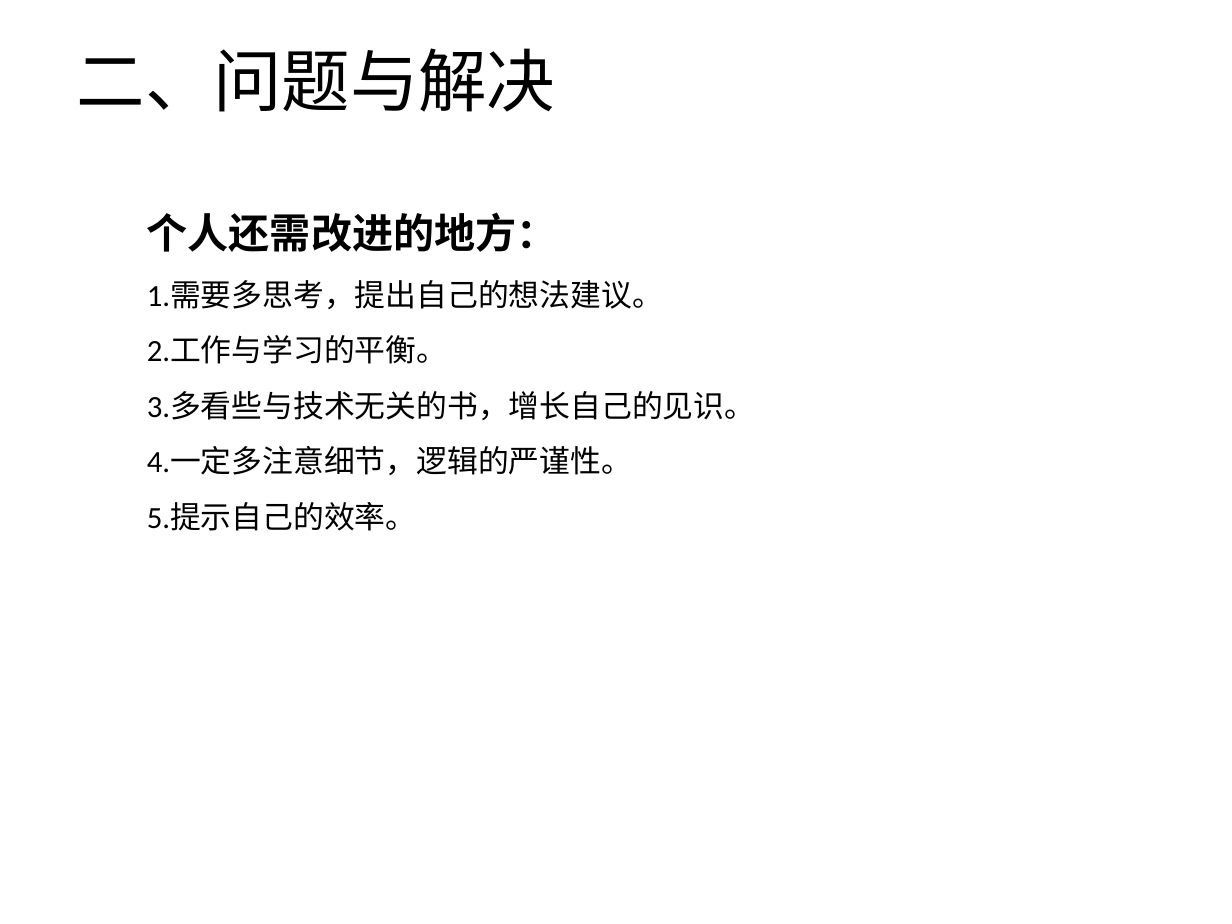
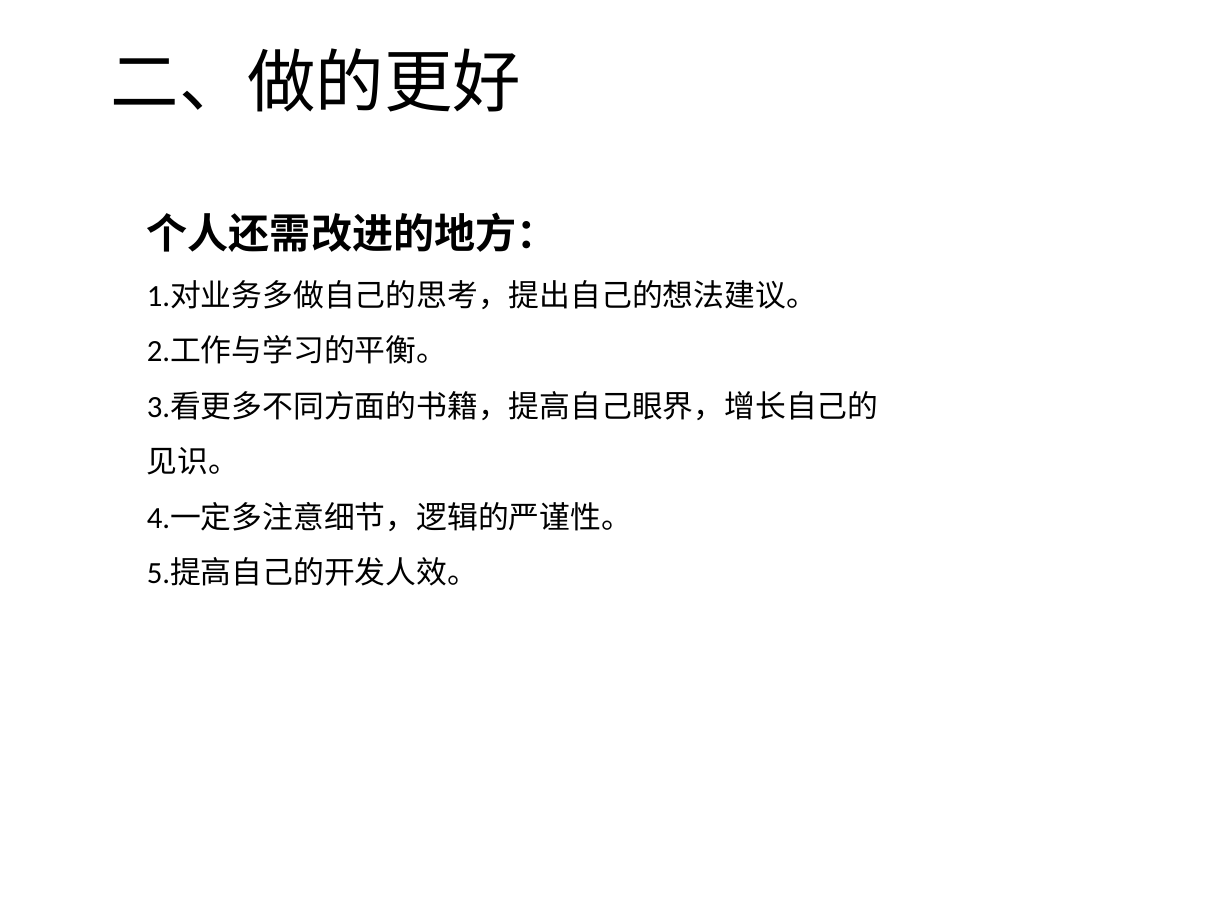
Before and after one commit to zjyechang/myProject, a slide deck: slide 6 of note/叶昶-转正答辩.pptx. Drawn at 1232x924 pixels with LibreOffice and Linux fonts; fonts in the diff are those of the drawing; background and template pictures are left out. Boxes give left, top, right and bottom in pixels: in the first picture for what was removed or moved away, otherwise in the second. Text is boxed around its words. In the diff, an @@ line names an element or a change of style, - is before the commit and + after.

```diff
--- a/note/叶昶-转正答辩.pptx
+++ b/note/叶昶-转正答辩.pptx
@@ text at [111,48,521,112]: text changed @@
-二、问题与解决
+二、做的更好
@@ text at [147,280,817,309]: text changed @@
-1.需要多思考，提出自己的想法建议。
+1.对业务多做自己的思考，提出自己的想法建议。
@@ text at [147,391,879,475]: text changed @@
-3.多看些与技术无关的书，增长自己的见识。
+3.看更多不同方面的书籍，提高自己眼界，增长自己的见识。
@@ text at [147,557,478,586]: text changed @@
-5.提示自己的效率。
+5.提高自己的开发人效。
```
Also in this commit, not shown: 3 other slides changed, 1 slide removed, 1 other file.
